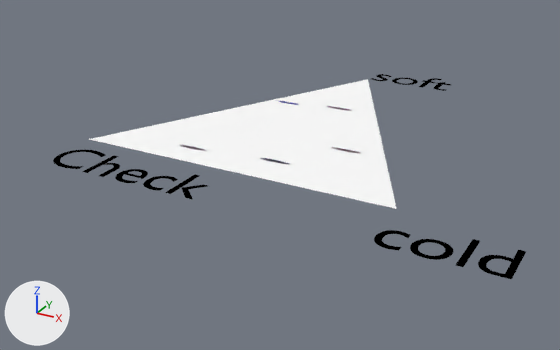
Renders of the Blender file cgs-oop/oop-blender-demo.blend from each side of a commit.
The view is the same before and after, from a 50 mm camera at (7.92, -8.32, 4.27) aimed at (2.49, 1.55, -0.66). The axes (+X, +Y, +Z) are drawn at lower left. The lights are the same throughout.

Objects in the first picture: 'Text', 'Text.002', 'culture_3', 'kernel'.
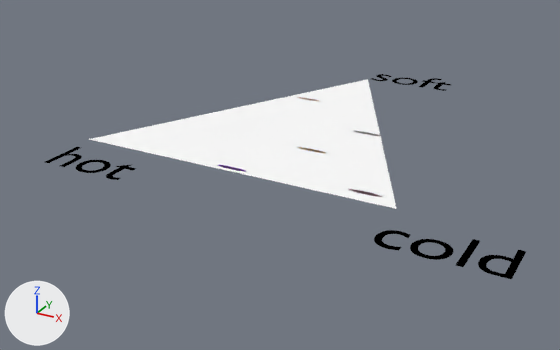
Boxes [x1, y1, x2, y2] around the edits, measured in the pictures (560 x 350 px):
```json
{"object": "Text", "change": "text changed", "before": [53, 150, 208, 199], "after": [45, 147, 136, 180]}
{"object": "culture_2", "change": "moved", "before": [261, 158, 289, 164], "after": [299, 147, 326, 153]}
{"object": "culture_3", "change": "moved", "before": [180, 145, 205, 151], "after": [218, 165, 245, 171]}
{"object": "culture_0", "change": "moved", "before": [330, 107, 350, 111], "after": [349, 189, 382, 197]}
{"object": "culture_4", "change": "moved", "before": [332, 147, 360, 153], "after": [355, 131, 381, 136]}
{"object": "culture_1", "change": "moved", "before": [278, 101, 299, 105], "after": [297, 97, 319, 101]}
```

Scene script edits in JSON lines:
```json
{"op": "set", "path": "txt_text_024.body", "old": "'Check'", "new": "'hot'"}
{"op": "set", "path": "ob_culture_4.location", "old": "(3.63, 1.48, 0.0)", "new": "(3.63, 2.29, 0.0)"}
{"op": "set", "path": "ob_culture_3.location", "old": "(1.6, 0.48, 0.0)", "new": "(2.51, 0.11, 0.0)"}
{"op": "set", "path": "ob_culture_2.location", "old": "(2.92, 0.62, 0.0)", "new": "(3.19, 1.25, 0.0)"}
{"op": "set", "path": "ob_culture_1.location", "old": "(1.83, 3.03, 0.0)", "new": "(2.06, 3.37, 0.0)"}
{"op": "set", "path": "ob_culture_0.location", "old": "(2.75, 3.18, 0.0)", "new": "(4.47, 0.24, 0.0)"}
```
